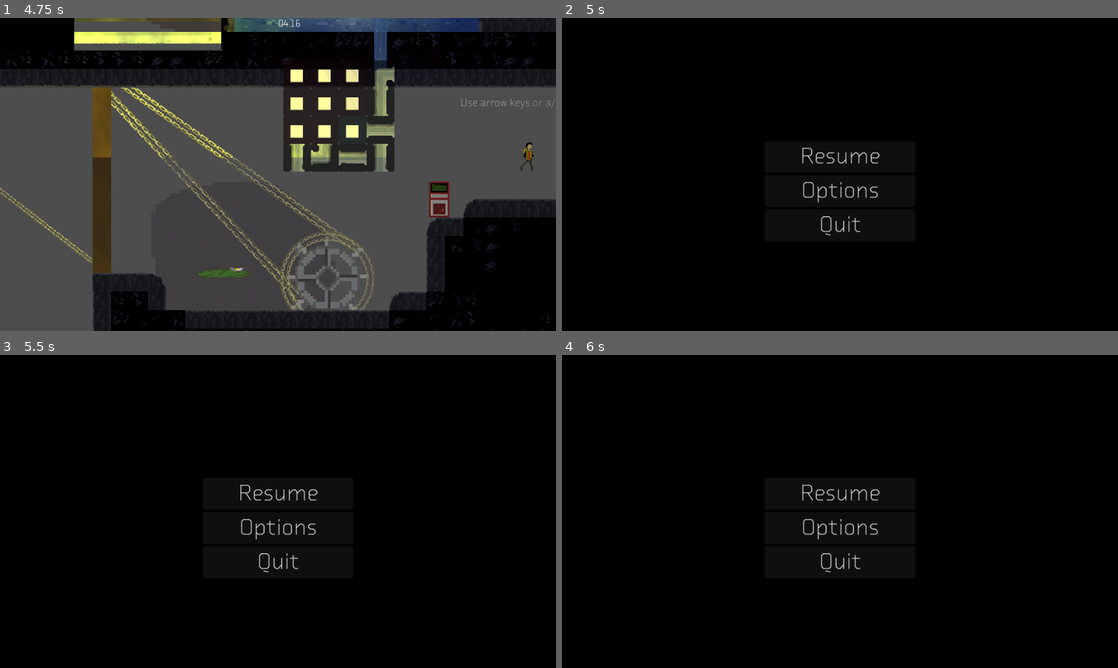
Above: before the commit, frames 1-4 (two rows, left to right).
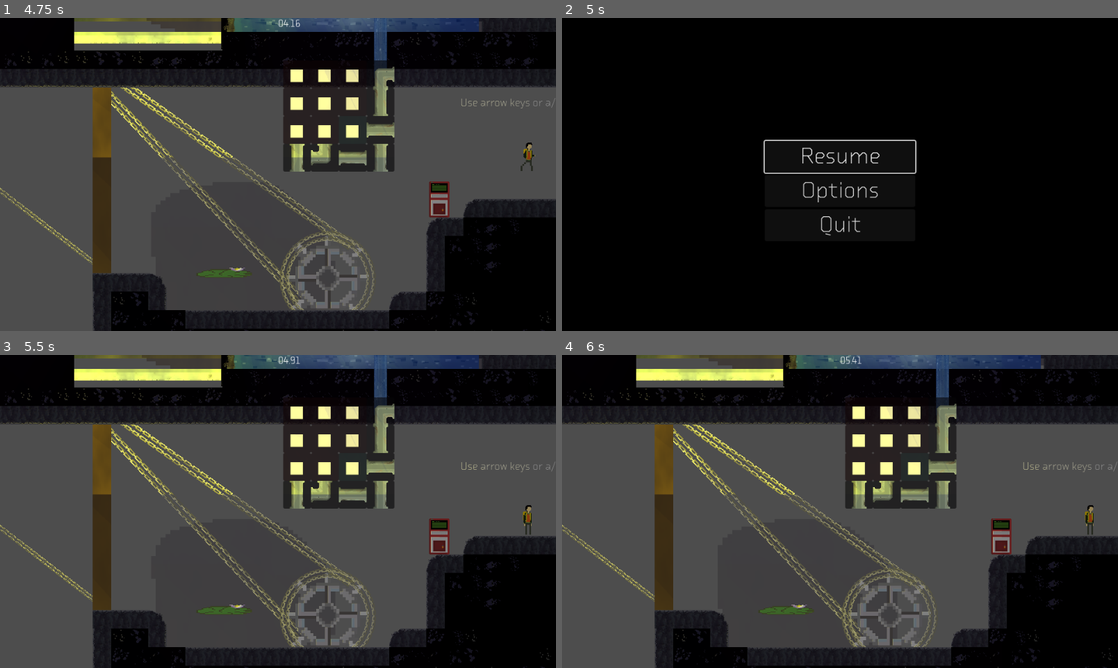
Above: after the commit, the same moments.

Repository: The-Spark-Industries/spark-energy
Game: Godot game, scene res://Master Scenes/titleScreen.tscn
The game is run twice, just before and just after one commit, with the same random seed, the same clock (stepped at 60 frames per second) and the same inputs.
Inputs:
- Up to frame 1 (4.75 s): click "Start" at 0.5 s; tap Enter (ui_accept) at 1.25 s; hold E (e) 1.28-2.03 s; hold 2 (inventoryright) 1.28-2.78 s; tap Space (jump) at 1.52, 2.27, 3.77, 4.52 s; tap E (e) at 2.1, 3.05, 3.6 s; hold 1 (inventoryleft) 2.78-3.53 s; hold Q (q) 2.78-3.53 s; hold 2 (inventoryright) from 3.53 s (still down); hold E (e) from 4.28 s (still down)
- Up to frame 2 (5 s): keep holding 2 (inventoryright); keep holding E (e); tap Escape (pause) at 4.9 s
- Up to frame 3 (5.5 s): release 2 (inventoryright) at 5.03 s; release E (e) at 5.03 s; hold 1 (inventoryleft) from 5.03 s (still down); tap Q (q) at 5.1 s; tap Space (jump) at 5.27 s; tap E (e) at 5.3 s
- Up to frame 4 (6 s): release 1 (inventoryleft) at 5.78 s; hold 2 (inventoryright) from 5.78 s (still down); hold E (e) from 5.78 s (still down)

Frame 1 is identical in both runs. In frame 2, 0.3% of the frame differs, in the area x 36-64%, y 38-50%; in frame 3, 78%, in the area x 0-100%, y 0-100%; in frame 4, 78%.

Commit message:
Controller fix

Diff:
--- a/Scripts/pause_menu.gd
+++ b/Scripts/pause_menu.gd
@@ -86,6 +86,7 @@
 		oM.visible = false
 		visible = true
 		_set_ambience_paused_for_menu(true)
+		$VBoxContainer2/resume.grab_focus()
 	else:
 		get_tree().paused = false
 		visible = false
